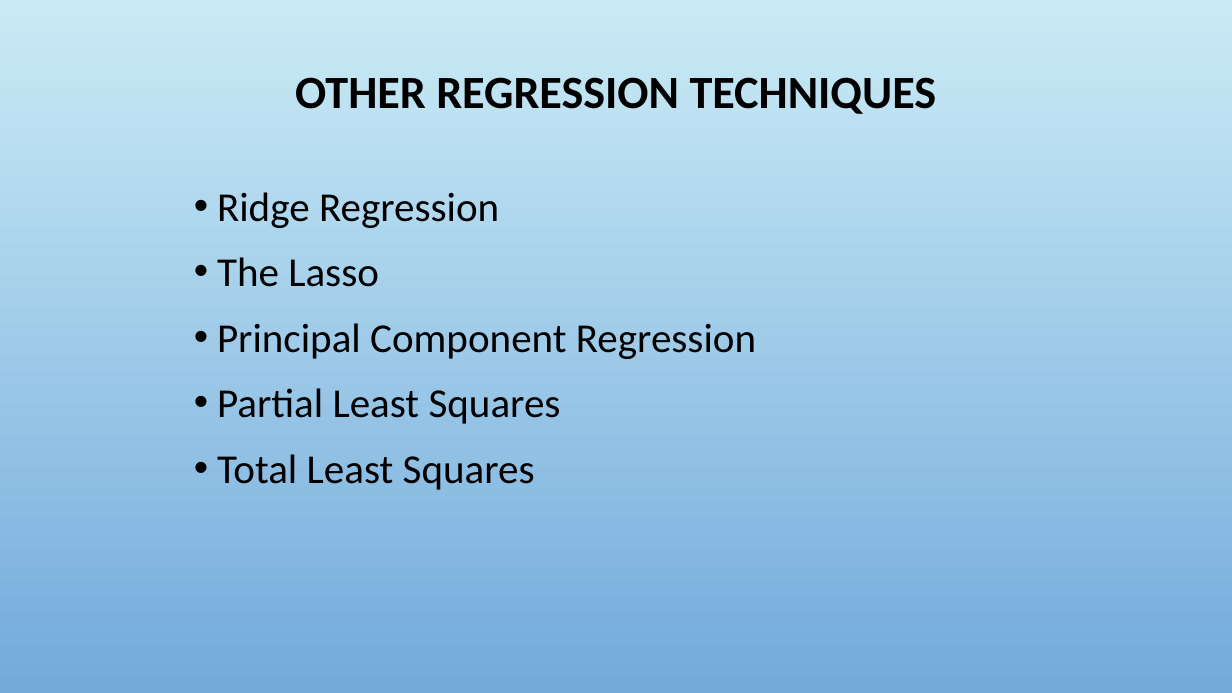
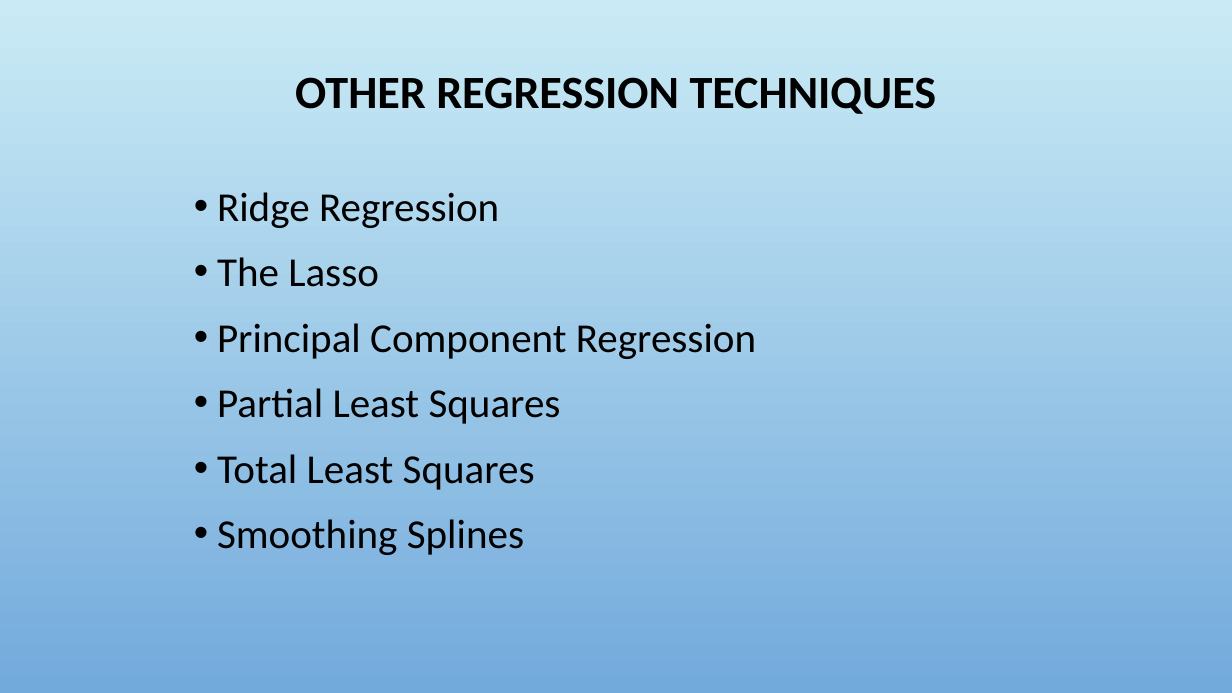
Before and after one commit to fredhutchio/intro-machine-learning, a slide deck: slide 79 of 3. Regression.pptx. Drawn at 1232x693 pixels with LibreOffice and Linux fonts; fonts in the diff are those of the drawing; background and template pictures are left out. Boxes give left, top, right and bottom in pixels: in the first picture for what was removed or moved away, otherwise in the second. Text is boxed around its words. In the diff, an @@ line names an element or a change of style, - is before the commit and + after.

```diff
--- a/3. Regression.pptx
+++ b/3. Regression.pptx
@@ text at box(217, 519, 524, 555): paragraph added @@
+    • Smoothing Splines
```
Also in this commit, not shown: 1 other slide changed, 11 slides added, 1 other file.
